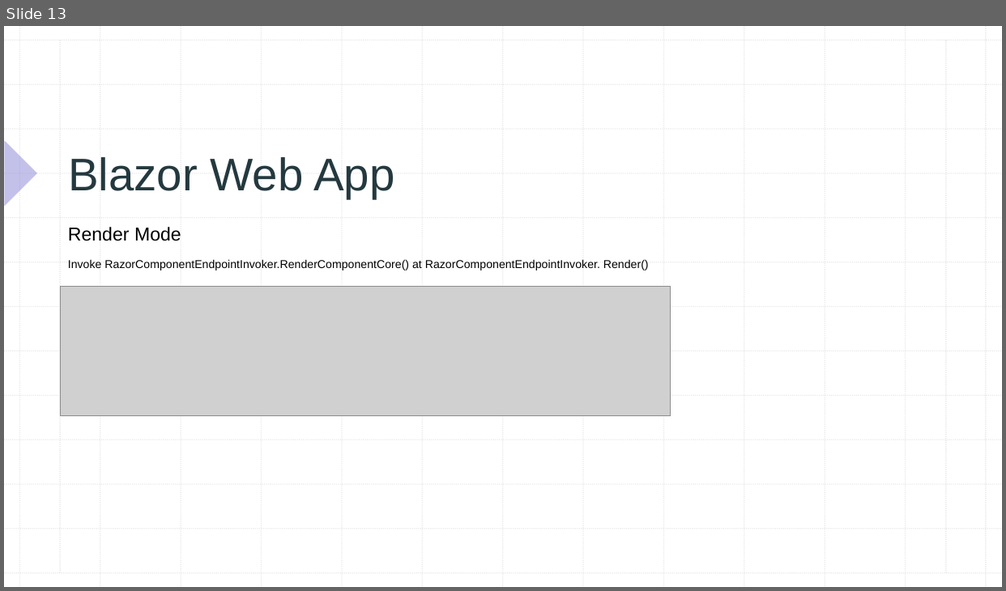
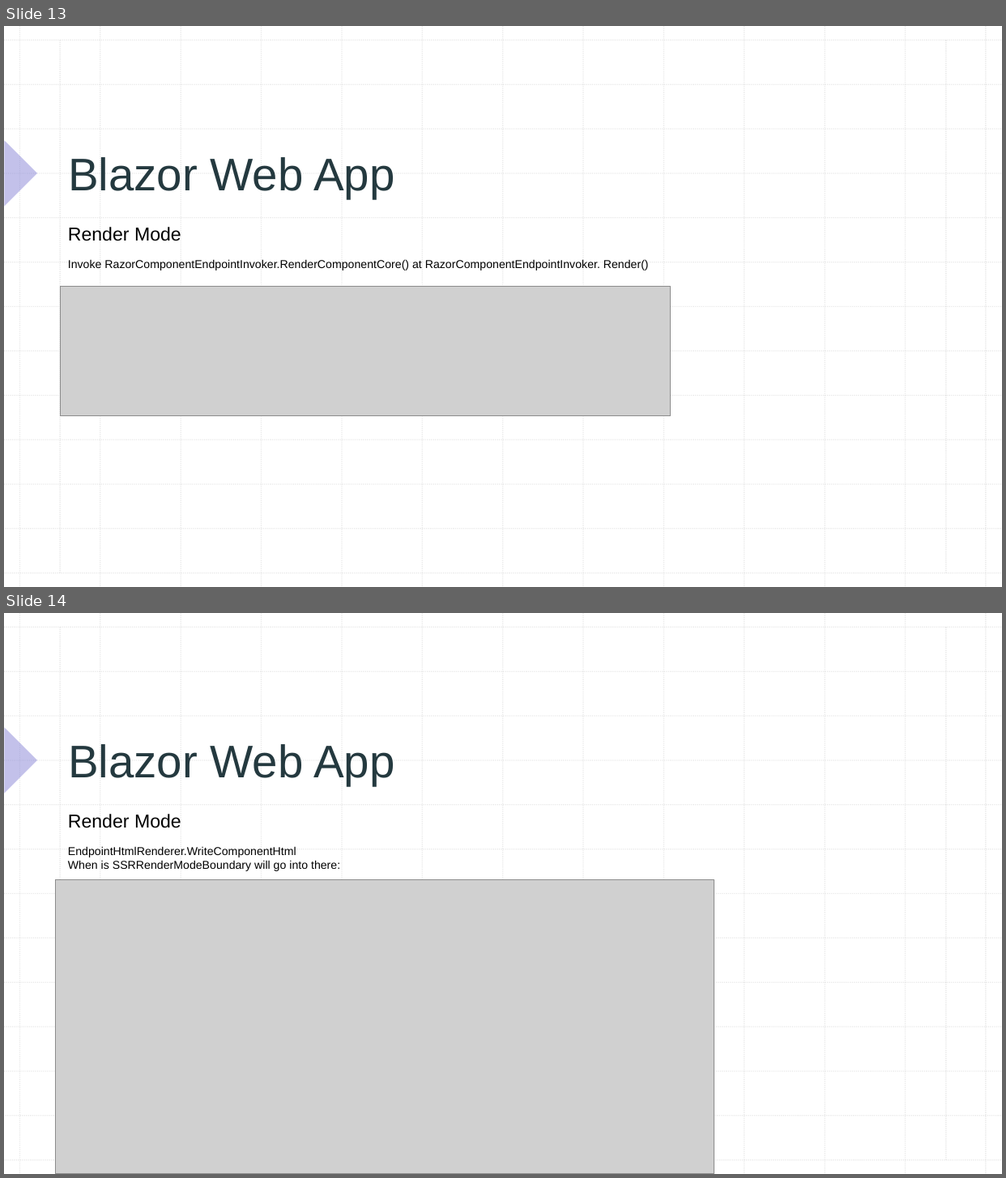
Before and after one commit to xccu/NetCore-Demo, a slide deck: Blazor in .net 8.pptx. Shown one above the other, each under a label of ours: slide 13 before the commit, slides 13 and 14 after it. The pictures are 1006x591 and 1006x1178 pixels, drawn with LibreOffice and Linux fonts; fonts in the diff are those of the drawing; grey boxes stand for pictures. Boxes give left, top, right and bottom in pixels: in the first picture for what was removed or moved away, otherwise in the second. Text is boxed around its words. In the diff, an @@ line names an element or a change of style, - is before the commit and + after.

```diff
--- a/Blazor in .net 8.pptx
+++ b/Blazor in .net 8.pptx
@@ slide 14 added at (4,613,1002,1174), background #FFFFFF; not listed: 29 template elements that a slide beside it also shows @@
@@ title added at (68,744,394,786), 44 pt, text #24393F @@
+Blazor Web App
@@ text added at (68,814,181,828), 18 pt, text #000000 @@
+Render Mode
@@ text added at (68,846,340,871), 11 pt, text #000000 @@
+EndpointHtmlRenderer.WriteComponentHtml
+When is SSRRenderModeBoundary will go into there:
@@ picture added at (56,879,714,1174) @@
```
Also in this commit, not shown: 2 slides changed, 1 other slide added.
